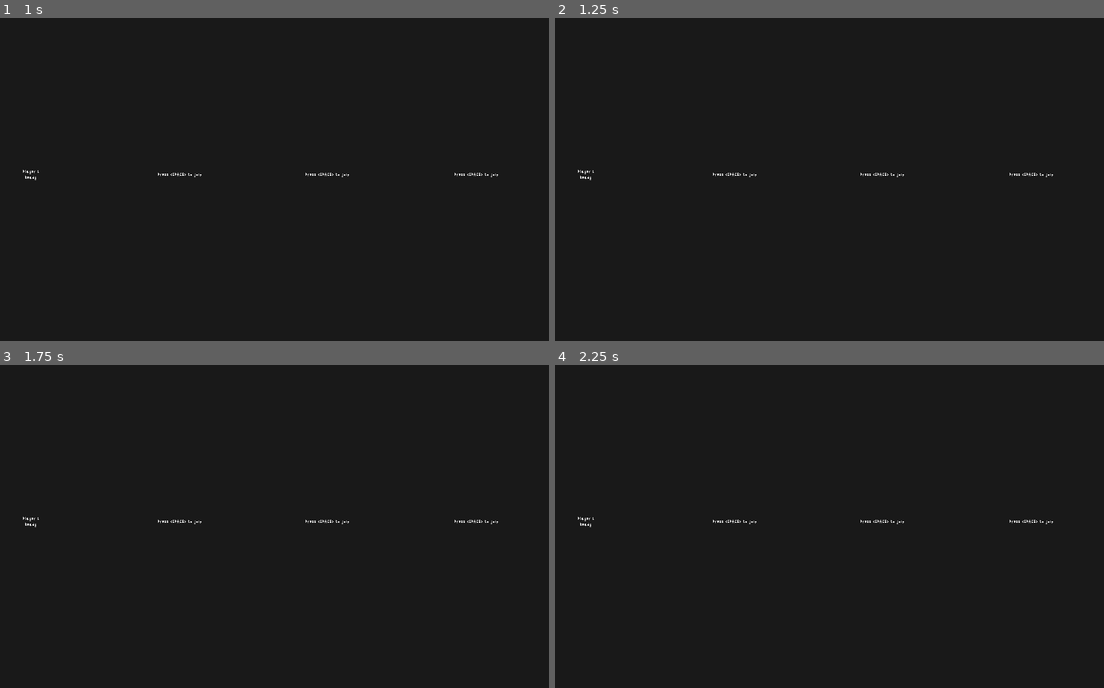
Above: before the commit, frames 1-4 (two rows, left to right).
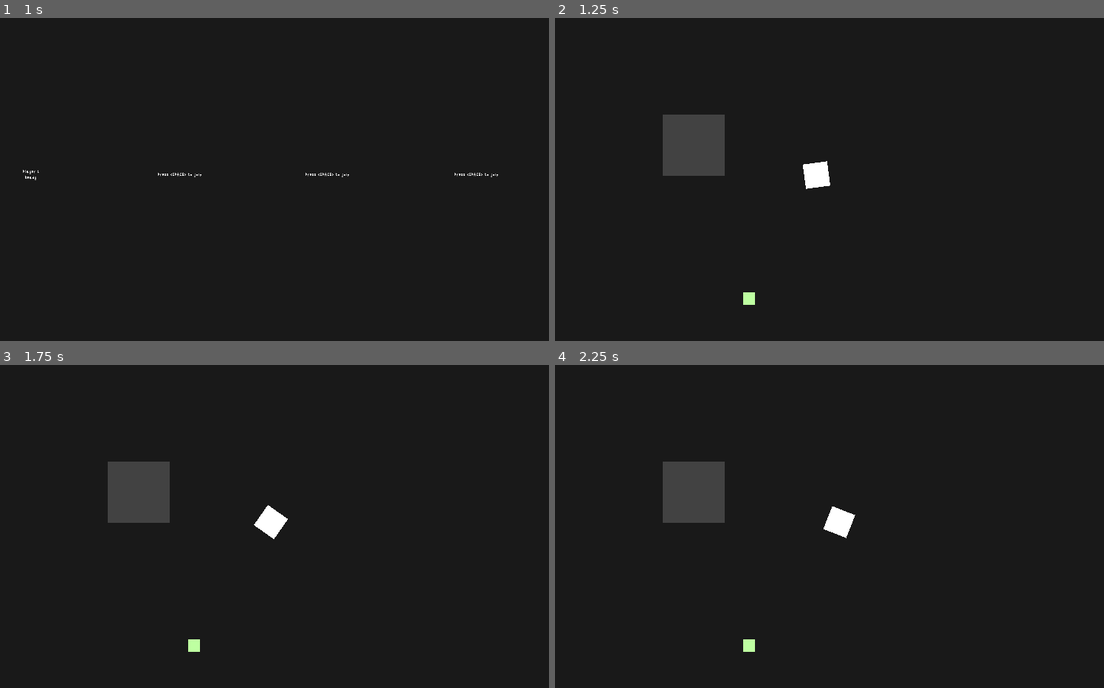
Above: after the commit, the same moments.

Repository: kuma-gee/explosive-delivery
Game: Godot game, scene res://scenes/menu/PlayerSelectMenu.tscn
Two runs of this game, one before a commit and one after it. Both use one fixed random seed, a clock stepped at 60 frames per second and the inputs below. This scene is started directly instead of the project's main scene.
Inputs (mouse positions are in pixels of both pictures, inside the frame that each line leads up to):
- Up to frame 1 (1 s): tap Space (interact) at 0.5, 0.8 s; move the mouse to (384, 156) at 0.52 s; hold D (move_right) from 0.53 s (still down); tap Shift (dash) at 0.6 s; click (384, 156) at 0.67 s; tap Enter (ui_accept) at 0.77 s
- Up to frame 2 (1.25 s): keep holding D (move_right); tap Enter (ui_accept) at 1.07 s
- Up to frame 3 (1.75 s): release D (move_right) at 1.25 s; tap Space (interact) at 1.25 s; drag from (137, 539) to (225, 587) at 1.27 s
- Up to frame 4 (2.25 s): tap Space (interact) at 2 s; move the mouse to (867, 448) at 2.02 s; hold D (move_right) from 2.03 s (still down); hold Enter (ui_accept) from 2.03 s (still down); click (867, 448) at 2.17 s

Frame 1 is identical in both runs. In frame 2, 2.7% of the frame differs, in the area x 4-91%, y 29-89%; in frame 3, 2.7%; in frame 4, 2.7%.

Commit message:
spawn players

Diff:
--- a/project.godot
+++ b/project.godot
@@ -73,6 +73,16 @@
 "class": "PickupItem",
 "language": "GDScript",
 "path": "res://src/prototyping/behaviour/PickupItem.gd"
+}, {
+"base": "KinematicBody2D",
+"class": "Player",
+"language": "GDScript",
+"path": "res://scenes/player/Player.gd"
+}, {
+"base": "Node",
+"class": "PlayerController",
+"language": "GDScript",
+"path": "res://src/prototyping/player/PlayerController.gd"
 }, {
 "base": "Node",
 "class": "PlayerDash",
@@ -143,6 +153,8 @@
 "Options": "",
 "PickupArea": "",
 "PickupItem": "",
+"Player": "",
+"PlayerController": "",
 "PlayerDash": "",
 "PlayerInput": "",
 "PlayerManager": "",
--- /dev/null
+++ b/scenes/Main.gd
@@ -0,0 +1,9 @@
+extends Node2D
+
+export var player_scene: PackedScene
+
+func _ready():
+	for input in Global.player_manager.players:
+		var player = player_scene.instance()
+		player.set_input(input)
+		add_child(player)
--- a/scenes/Main.tscn
+++ b/scenes/Main.tscn
@@ -1,10 +1,8 @@
-[gd_scene load_steps=12 format=2]
+[gd_scene load_steps=9 format=2]
 
-[ext_resource path="res://src/prototyping/player/PlayerMoveTop2D.tscn" type="PackedScene" id=1]
+[ext_resource path="res://scenes/player/Player.tscn" type="PackedScene" id=1]
 [ext_resource path="res://src/prototyping/behaviour/PickupArea.gd" type="Script" id=2]
-[ext_resource path="res://src/prototyping/player/PickupHand.gd" type="Script" id=3]
-[ext_resource path="res://src/input/PlayerInput.gd" type="Script" id=4]
-[ext_resource path="res://src/prototyping/player/AimDirectionTop2D.gd" type="Script" id=5]
+[ext_resource path="res://scenes/Main.gd" type="Script" id=3]
 [ext_resource path="res://src/prototyping/behaviour/PickupItem.tscn" type="PackedScene" id=6]
 [ext_resource path="res://src/prototyping/Object2D.tscn" type="PackedScene" id=8]
 
@@ -16,10 +14,9 @@
 [sub_resource type="RectangleShape2D" id=7]
 extents = Vector2( 50, 50 )
 
-[sub_resource type="RectangleShape2D" id=2]
-extents = Vector2( 20, 20 )
-
 [node name="Main" type="Node2D"]
+script = ExtResource( 3 )
+player_scene = ExtResource( 1 )
 
 [node name="PickupItem" parent="." instance=ExtResource( 6 )]
 collision_mask = 1
@@ -56,39 +53,6 @@
 position = Vector2( 50, 50 )
 shape = SubResource( 7 )
 
-[node name="Player" type="KinematicBody2D" parent="."]
-position = Vector2( 237, 99 )
-z_index = 1
-collision_layer = 2
-
-[node name="RemoteTransform2D" type="RemoteTransform2D" parent="Player"]
-remote_path = NodePath("../../Camera2D")
-update_rotation = false
-update_scale = false
-
-[node name="Object2D" parent="Player" instance=ExtResource( 8 )]
-
-[node name="PlayerInput" type="Node" parent="Player"]
-script = ExtResource( 4 )
-
-[node name="AimDirectionTop2D" type="Node" parent="Player"]
-script = ExtResource( 5 )
-input_path = NodePath("../PlayerInput")
-
-[node name="PlayerMoveTop2D" parent="Player" instance=ExtResource( 1 )]
-dash_speed = 40
-
-[node name="PickupHand" type="Area2D" parent="Player"]
-position = Vector2( 21, 0 )
-collision_layer = 0
-collision_mask = 8
-script = ExtResource( 3 )
-input_path = NodePath("../PlayerInput")
-
-[node name="CollisionShape2D" type="CollisionShape2D" parent="Player/PickupHand"]
-position = Vector2( -10, 0 )
-shape = SubResource( 2 )
-
 [node name="Camera2D" type="Camera2D" parent="."]
 position = Vector2( 237, 99 )
 current = true
@@ -97,4 +61,3 @@
 [editable path="PickupItem"]
 [editable path="PickupItem/Object2D"]
 [editable path="PickupItem/Object2D/Sprite2D"]
-[editable path="Player/PlayerMoveTop2D"]
--- a/scenes/menu/PlayerSelectMenu.gd
+++ b/scenes/menu/PlayerSelectMenu.gd
@@ -1,4 +1,6 @@
 extends Control
+
+export var next_scene: PackedScene
 
 export var player_select: PackedScene
 
@@ -23,6 +25,7 @@
 
 		if _are_all_players_ready():
 			logger.debug("All players ready. Starting game...")
+			get_tree().change_scene_to(next_scene)
 
 
 func _on_player_added(player_idx: int) -> void:
--- a/scenes/menu/PlayerSelectMenu.tscn
+++ b/scenes/menu/PlayerSelectMenu.tscn
@@ -1,12 +1,14 @@
-[gd_scene load_steps=3 format=2]
+[gd_scene load_steps=4 format=2]
 
 [ext_resource path="res://scenes/menu/PlayerSelectMenu.gd" type="Script" id=1]
 [ext_resource path="res://scenes/menu/PlayerSelect.tscn" type="PackedScene" id=2]
+[ext_resource path="res://scenes/Main.tscn" type="PackedScene" id=3]
 
 [node name="PlayerSelectMenu" type="Control"]
 anchor_right = 1.0
 anchor_bottom = 1.0
 script = ExtResource( 1 )
+next_scene = ExtResource( 3 )
 player_select = ExtResource( 2 )
 
 [node name="Players" type="HBoxContainer" parent="."]
--- /dev/null
+++ b/scenes/player/Player.gd
@@ -0,0 +1,4 @@
+class_name Player extends KinematicBody2D
+
+func set_input(input: PlayerInput) -> void:
+	$PlayerController.input = input
--- /dev/null
+++ b/scenes/player/Player.tscn
@@ -0,0 +1,45 @@
+[gd_scene load_steps=9 format=2]
+
+[ext_resource path="res://scenes/player/Player.gd" type="Script" id=1]
+[ext_resource path="res://src/prototyping/player/PlayerController.gd" type="Script" id=2]
+[ext_resource path="res://src/prototyping/Object2D.tscn" type="PackedScene" id=3]
+[ext_resource path="res://src/prototyping/player/PlayerMoveTop2D.tscn" type="PackedScene" id=4]
+[ext_resource path="res://src/prototyping/player/AimDirectionTop2D.gd" type="Script" id=5]
+[ext_resource path="res://src/prototyping/player/PickupHand.gd" type="Script" id=6]
+
+[sub_resource type="RectangleShape2D" id=1]
+extents = Vector2( 20, 20 )
+
+[sub_resource type="RectangleShape2D" id=2]
+extents = Vector2( 20, 20 )
+
+[node name="Player" type="KinematicBody2D"]
+position = Vector2( 237, 99 )
+z_index = 1
+collision_layer = 2
+script = ExtResource( 1 )
+
+[node name="PlayerController" type="Node" parent="."]
+script = ExtResource( 2 )
+
+[node name="Object2D" parent="." instance=ExtResource( 3 )]
+shape = SubResource( 1 )
+
+[node name="AimDirectionTop2D" type="Node" parent="."]
+script = ExtResource( 5 )
+controller_path = NodePath("../PlayerController")
+
+[node name="PlayerMoveTop2D" parent="." instance=ExtResource( 4 )]
+dash_speed = 40
+controller_path = NodePath("../PlayerController")
+
+[node name="PickupHand" type="Area2D" parent="."]
+position = Vector2( 21, 0 )
+collision_layer = 0
+collision_mask = 8
+script = ExtResource( 6 )
+controller_path = NodePath("../PlayerController")
+
+[node name="CollisionShape2D" type="CollisionShape2D" parent="PickupHand"]
+position = Vector2( -10, 0 )
+shape = SubResource( 2 )
--- a/src/prototyping/coop/PlayerManager.gd
+++ b/src/prototyping/coop/PlayerManager.gd
@@ -6,7 +6,7 @@
 export var max_players = 4
 
 var logger = Logger.new("PlayerManager")
-var players = []
+var players = [] setget ,_get_players
 
 func _ready():
 	for i in range(0, max_players):
@@ -63,3 +63,9 @@
 
 func get_player_input(idx: int) -> PlayerInput:
 	return players[idx]
+
+func _get_players() -> Array:
+	var result = []
+	for p in players:
+		if p: result.append(p)
+	return result
--- a/src/prototyping/player/AimDirectionTop2D.gd
+++ b/src/prototyping/player/AimDirectionTop2D.gd
@@ -1,26 +1,10 @@
 class_name AimDirectionTop2D extends Node
 
-export var input_path: NodePath
-onready var input := get_node(input_path)
+export var controller_path: NodePath
+onready var controller: PlayerController = get_node(controller_path)
 
 onready var body: KinematicBody2D = get_parent()
-onready var aim_mouse = not input.joypad
 
 func _process(_delta):
-	var aim_dir = _get_aim_direction(body)
+	var aim_dir = controller.get_look_direction(body)
 	body.look_at(body.global_position + aim_dir)
-
-func _get_aim_direction(node: Node2D) -> Vector2:
-	var dir: Vector2
-	if aim_mouse:
-		dir = node.global_position.direction_to(node.get_global_mouse_position())
-	else:
-		dir = _input_aim()
-
-	return dir.normalized()
-
-func _input_aim() -> Vector2:
-	return Vector2(
-		input.get_action_strength("aim_right") - input.get_action_strength("aim_left"),
-		input.get_action_strength("aim_down") - input.get_action_strength("aim_up")
-	)
--- a/src/prototyping/player/PickupHand.gd
+++ b/src/prototyping/player/PickupHand.gd
@@ -1,7 +1,7 @@
 extends Area2D
 
-export var input_path: NodePath
-onready var input: PlayerInput = get_node(input_path)
+export var controller_path: NodePath
+onready var controller: PlayerController = get_node(controller_path)
 
 export var max_throw_strength = 30
 
@@ -14,28 +14,26 @@
 var interact_pressing = -1
 
 func _ready():
-	input.connect("just_released", self, "_on_just_released")
-	input.connect("just_pressed", self, "_on_just_pressed")
+	controller.connect("interact_pressed", self, "_on_interact_pressed")
+	controller.connect("interact_released", self, "_on_interact_released")
 
-func _on_just_released(action: String):
-	if action == "interact":
-		interact_pressing = -1
+func _on_interact_released():
+	interact_pressing = -1
 
-		if not holding_item:
-			_pickup_item()
+	if not holding_item:
+		_pickup_item()
+	else:
+		if throw_strength > 0:
+			var dir = Vector2.RIGHT.rotated(global_rotation)
+			holding_item.throw_item(dir * throw_strength)
+			holding_item = null
+			throw_strength = 0
 		else:
-			if throw_strength > 0:
-				var dir = Vector2.RIGHT.rotated(global_rotation)
-				holding_item.throw_item(dir * throw_strength)
-				holding_item = null
-				throw_strength = 0
-			else:
-				_place_item()
+			_place_item()
 
 
-func _on_just_pressed(action: String):
-	if action == "interact":
-		interact_pressing = 0
+func _on_interact_pressed():
+	interact_pressing = 0
 
 
 func _process(delta):
--- /dev/null
+++ b/src/prototyping/player/PlayerController.gd
@@ -0,0 +1,45 @@
+class_name PlayerController extends Node
+
+signal dash()
+signal interact_pressed()
+signal interact_released()
+
+var input: PlayerInput
+
+func _ready():
+	input.connect("just_pressed", self, "_on_just_pressed")
+	input.connect("just_released", self, "_on_just_released")
+
+func _on_just_pressed(action: String):
+	if action == "interact":
+		emit_signal("interact_pressed")
+
+func _on_just_released(action: String):
+	if action == "dash":
+		emit_signal("dash")
+	elif action == "interact":
+		emit_signal("interact_released")
+
+func get_look_direction(node: Node2D) -> Vector2:
+	var dir: Vector2
+	if _aim_mouse():
+		dir = node.global_position.direction_to(node.get_global_mouse_position())
+	else:
+		dir = _input_aim()
+
+	return dir.normalized()
+
+func _aim_mouse() -> bool:
+	return not input.joypad
+
+func _input_aim() -> Vector2:
+	return Vector2(
+		input.get_action_strength("aim_right") - input.get_action_strength("aim_left"),
+		input.get_action_strength("aim_down") - input.get_action_strength("aim_up")
+	)
+
+func get_move_direction() -> Vector2:
+	return Vector2(
+		input.get_action_strength("move_right") - input.get_action_strength("move_left"),
+		input.get_action_strength("move_down") - input.get_action_strength("move_up")
+	)
--- a/src/prototyping/player/PlayerMoveTop2D.gd
+++ b/src/prototyping/player/PlayerMoveTop2D.gd
@@ -5,10 +5,10 @@
 export var max_speed := 500
 export var dash_speed := 50
 
-export var input_path: NodePath
-onready var input := get_node(input_path)
+export var controller_path: NodePath
+onready var controller: PlayerController = get_node(controller_path)
 
-onready var body: KinematicBody2D = get_parent()
+onready var body: Player = get_parent()
 
 onready var projectile: Projectile2D = $Projectile2D
 onready var dash_timer: Timer = $DashTimer
@@ -17,11 +17,11 @@
 var can_dash = true
 
 func _ready():
-	input.connect("just_released", self, "_on_just_released")
+	controller.connect("dash", self, "_on_dash")
 
 
-func _on_just_released(action):
-	if action == "dash" and dash_speed > 0 and can_dash:
+func _on_dash():
+	if dash_speed > 0 and can_dash:
 		var player_dir = velocity if velocity.length() > 0.01 else Vector2.RIGHT.rotated(body.global_rotation)
 		var dir = player_dir.normalized()
 
@@ -31,7 +31,7 @@
 
 
 func _physics_process(delta):
-	var direction = _get_motion()
+	var direction = controller.get_move_direction()
 	var desired_velocity = direction * max_speed
 
 	var is_moving = direction.length() > 0.01
@@ -41,12 +41,6 @@
 	velocity = body.move_and_slide(velocity)
 
 
-func _get_motion() -> Vector2:
-	return Vector2(
-		input.get_action_strength("move_right") - input.get_action_strength("move_left"),
-		input.get_action_strength("move_down") - input.get_action_strength("move_up")
-	)
-
 
 func _on_DashTimer_timeout():
 	can_dash = true
--- a/src/prototyping/player/PlayerMoveTop2D.tscn
+++ b/src/prototyping/player/PlayerMoveTop2D.tscn
@@ -5,7 +5,6 @@
 
 [node name="PlayerMoveTop2D" type="Node"]
 script = ExtResource( 2 )
-input_path = NodePath("../PlayerInput")
 
 [node name="Projectile2D" type="Node" parent="."]
 script = ExtResource( 1 )
